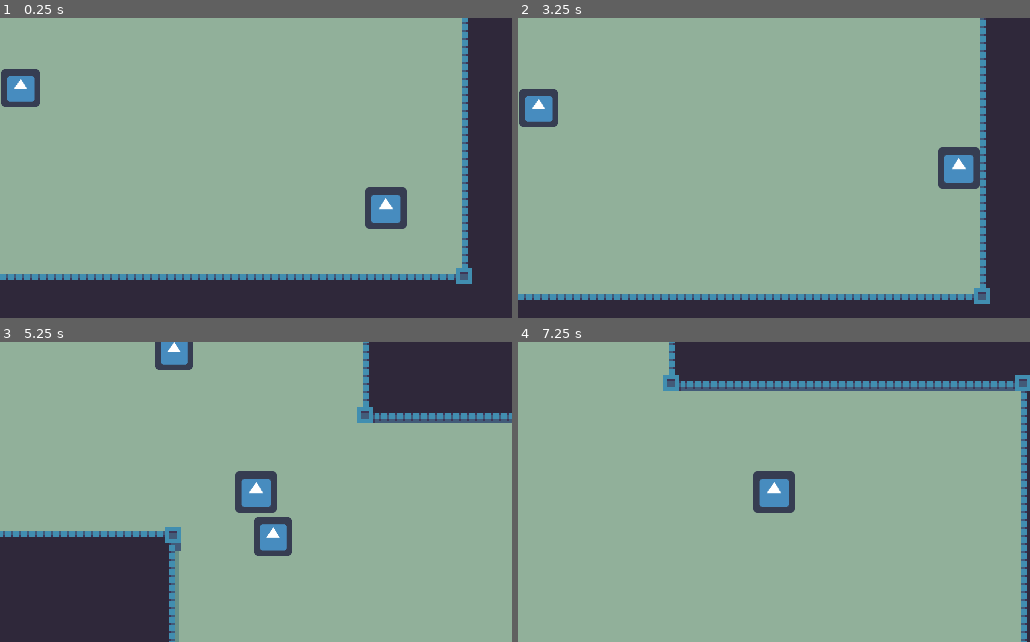
Above: before the commit, frames 1-4 (two rows, left to right).
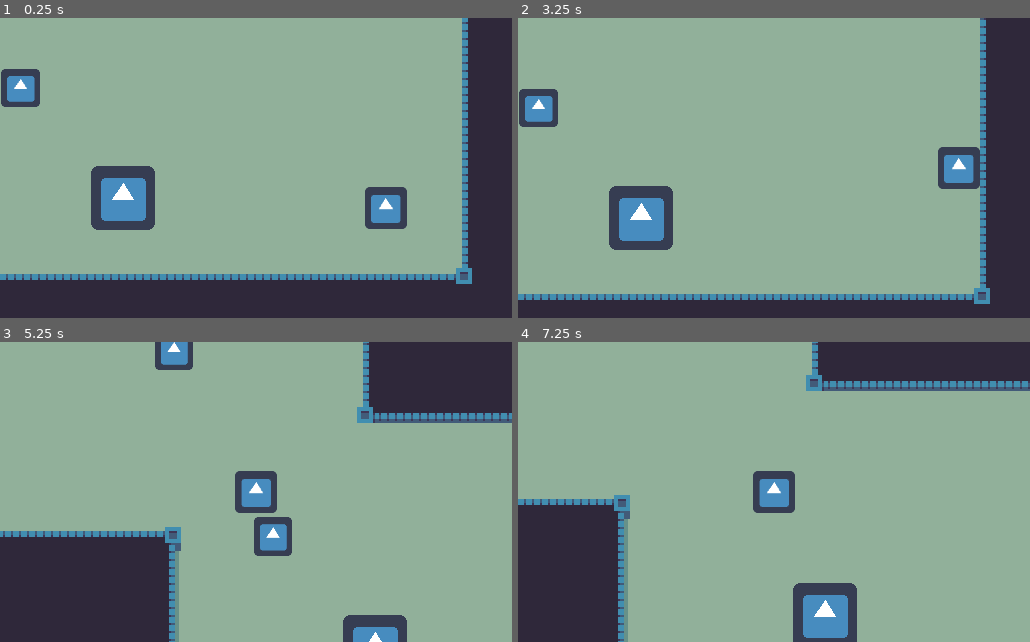
Above: after the commit, the same moments.

Repository: Madhavaprasath/StartupCities
Game: Godot game, scene res://Stages/Stage1/Stage1.tscn
Same seed, same stepped clock (60 frames per second), same inputs: the game is played once before the commit and once after it. The engine's default icon, where the game draws it, is replaced by a stand-in: a white triangle on a blue panel in a dark square.
Inputs (mouse positions are in pixels of both pictures, inside the frame that each line leads up to):
- Up to frame 1 (0.25 s): no input
- Up to frame 2 (3.25 s): tap Enter at 0.5, 2 s; move the mouse to (886, 153) at 0.52 s; hold Right (Right) 0.53-1.28 s; tap E (Interact) at 0.6, 1.35, 2.3, 2.85 s; tap Space at 1.25, 2.75 s; move the mouse to (671, 183) at 1.27 s; hold S (Down) 1.28-2.03 s; move the mouse to (825, 102) at 2.02 s; press the mouse at (825, 102) at 2.03 s; hold Right (Right) 2.03-2.78 s; move the mouse to (748, 228) at 2.77 s; release the mouse at (748, 228) at 2.78 s; hold Up (Up) from 2.78 s (still down)
- Up to frame 3 (5.25 s): move the mouse to (409, 537) at 3.52 s; release Up (Up) at 3.53 s; hold A (Left) 3.53-5.03 s; tap E (Interact) at 3.6, 4.55, 5.1 s; move the mouse to (102, 447) at 4.27 s; click (102, 447) at 4.35 s; move the mouse to (281, 492) at 5.02 s; hold S (Down) from 5.03 s (still down)
- Up to frame 4 (7.25 s): move the mouse to (697, 417) at 5.77 s; release S (Down) at 5.78 s; hold Right (Right) 5.78-6.53 s; tap E (Interact) at 5.85, 6.8 s; move the mouse to (886, 477) at 6.52 s; press the mouse at (886, 477) at 6.53 s; hold Up (Up) from 6.53 s (still down)

The runs differ from the first frame. In frame 1, 2.6% of the frame differs, in the area x 17-31%, y 49-71%; in frame 2, 2.6%; in frame 3, 1.1%; in frame 4, 19%, in the area x 0-100%, y 0-100%.

Commit message:
Changes in script which is wanderable

Diff:
--- a/2K Euros/Actor/Enemies/Enemy.gd
+++ b/2K Euros/Actor/Enemies/Enemy.gd
@@ -1,32 +1,59 @@
 extends KinematicBody2D
 
-
+const accerlation=200
 enum {
 	Idle,
 	wander,
-	Chase,
 	attack
 }
 var stats={
 	"Health":20,
 	"damage":4,
-	"Speed":100
+	"Speed":200
 }
 var velocity=Vector2()
+export (bool)var wanderable=true
+
+onready var Attack_Zone :Area2D=get_node("PlayerActtack Zone")
+onready var Wander_controller:Node2D=get_node("WanderControler")
+onready var Body:Node2D=get_node("Body")
+onready var animation_player:AnimationPlayer=get_node("Body/AnimationPlayer")
+var state=Idle
+func _ready():
+	randomize()
+func _physics_process(delta):
+	print(state)
+	flip_character()
+	match state:
+		Idle:
+			velocity=velocity.move_toward(Vector2.ZERO,accerlation*delta)
+			seek_player()
+			if wanderable==true:
+				if Wander_controller.check_for_timer()==0:
+					state=shuffle_array([Idle,wander])
+					Wander_controller.set_duration(rand_range(1,3))
+		wander:
+			if wanderable==true:
+				seek_player()
+				if Wander_controller.check_for_timer()==0:
+					state=shuffle_array([Idle,wander])
+					Wander_controller.set_duration(rand_range(1,3))
 
 
-onready var Attack_Zone :Area2D=get_node("PlayerActtack Zone")
-var state=Idle
-func _physics_process(delta):
-	match state:
-		Idle:
-			velocity=lerp(velocity,0,0.2)
-		wander:
-			pass
+				var direction=global_position.direction_to(Wander_controller.target_position)
+				velocity=velocity.move_toward(direction*stats["Speed"],accerlation*delta)
+
+				if global_position.distance_to(Wander_controller.target_position)<=4:
+					state=shuffle_array([Idle,wander])
+					Wander_controller.set_duration(rand_range(1,3))
 		attack:
 			var player=Attack_Zone.player
+			print(player)
 			if player!=null:
 				attack()
+			if player==null:
+				state=shuffle_array([Idle,wander])
+	velocity=move_and_slide(velocity)
 func seek_player():
 	if Attack_Zone.check_player()==true:
 		state=attack
@@ -35,3 +62,8 @@
 	return arrays.pop_front()
 func attack():
 	print("i will kll you ")
+func flip_character():
+	if velocity.x>0:
+		Body.scale.x=1
+	elif velocity.x<0:
+		Body.scale.x=-1
--- a/2K Euros/Actor/Enemies/Enemy.tscn
+++ b/2K Euros/Actor/Enemies/Enemy.tscn
@@ -5,15 +5,16 @@
 [ext_resource path="res://Actor/Enemies/WanderControler.gd" type="Script" id=3]
 [ext_resource path="res://Actor/Enemies/PlayerDetectionZone.gd" type="Script" id=4]
 
-[sub_resource type="CircleShape2D" id=1]
-radius = 61.6275
+[sub_resource type="RectangleShape2D" id=1]
+extents = Vector2( 29.4341, 30.1698 )
 
 [node name="Enemy" type="KinematicBody2D" groups=[
 "Enemy",
 ]]
+position = Vector2( 277.183, 167.569 )
+collision_layer = 16
+collision_mask = 2147483651
 script = ExtResource( 2 )
-
-[node name="CollisionShape2D" type="CollisionShape2D" parent="."]
 
 [node name="Body" type="Node2D" parent="."]
 
@@ -21,6 +22,9 @@
 texture = ExtResource( 1 )
 
 [node name="AnimationPlayer" type="AnimationPlayer" parent="Body"]
+
+[node name="CollisionShape2D" type="CollisionShape2D" parent="."]
+shape = SubResource( 1 )
 
 [node name="WanderControler" type="Node2D" parent="."]
 script = ExtResource( 3 )
@@ -30,11 +34,11 @@
 autostart = true
 
 [node name="PlayerActtack Zone" type="Area2D" parent="."]
+position = Vector2( -1.25992, 0 )
 script = ExtResource( 4 )
 
 [node name="CollisionShape2D" type="CollisionShape2D" parent="PlayerActtack Zone"]
 modulate = Color( 1, 1, 1, 0.658824 )
-shape = SubResource( 1 )
 [connection signal="timeout" from="WanderControler/Timer" to="WanderControler" method="_on_Timer_timeout"]
 [connection signal="body_entered" from="PlayerActtack Zone" to="PlayerActtack Zone" method="_on_PlayerDetectionZone_body_entered"]
 [connection signal="body_exited" from="PlayerActtack Zone" to="PlayerActtack Zone" method="_on_PlayerDetectionZone_body_exited"]
--- a/2K Euros/Actor/Enemies/WanderControler.gd
+++ b/2K Euros/Actor/Enemies/WanderControler.gd
@@ -1,16 +1,22 @@
 extends Node2D
 
+export var wader_range=32
 
-# Declare member variables here. Examples:
-# var a = 2
-# var b = "text"
+onready var target_position=global_position
+onready var start_position=global_position
+
+func _ready():
+	update_target_position()
+
+func update_target_position():
+	var target_Vector=Vector2(rand_range(-wader_range,wader_range),rand_range(-wader_range,wader_range))
+	target_position=start_position+target_Vector
+func check_for_timer():
+	return get_node("Timer").time_left
+
+func set_duration(duration):
+	get_node("Timer").start(duration)
 
 
-# Called when the node enters the scene tree for the first time.
-func _ready():
-	pass # Replace with function body.
-
-
-# Called every frame. 'delta' is the elapsed time since the previous frame.
-#func _process(delta):
-#	pass
+func _on_Timer_timeout():
+	update_target_position()
--- a/2K Euros/Actor/Player/Player.tscn
+++ b/2K Euros/Actor/Player/Player.tscn
@@ -14,15 +14,12 @@
 "Players",
 ]]
 scale = Vector2( 0.33, 0.33 )
+collision_layer = 2
+collision_mask = 113
 script = ExtResource( 2 )
 
-[node name="CollisionShape2D" type="CollisionShape2D" parent="."]
-shape = SubResource( 1 )
-
-[node name="Statemachine" type="Node" parent="."]
-script = ExtResource( 6 )
-
 [node name="Body" type="Node2D" parent="."]
+scale = Vector2( 1, 1 )
 
 [node name="Player_outfit" parent="Body" instance=ExtResource( 3 )]
 
@@ -34,6 +31,12 @@
 
 [node name="Enemy outfit3" parent="Body" instance=ExtResource( 5 )]
 visible = false
+
+[node name="CollisionShape2D" type="CollisionShape2D" parent="."]
+shape = SubResource( 1 )
+
+[node name="Statemachine" type="Node" parent="."]
+script = ExtResource( 6 )
 
 [node name="AudioLibrary" type="Node2D" parent="."]
 
--- a/2K Euros/Stages/Stage1/Stage1.tscn
+++ b/2K Euros/Stages/Stage1/Stage1.tscn
@@ -1,10 +1,11 @@
-[gd_scene load_steps=31 format=2]
+[gd_scene load_steps=33 format=2]
 
 [ext_resource path="res://Stages/Interactables/Chest/Chest.tscn" type="PackedScene" id=1]
 [ext_resource path="res://Stages/Interactables/Door/Door.tscn" type="PackedScene" id=2]
 [ext_resource path="res://Assets/Temp/dungeon_sheet.png" type="Texture" id=3]
 [ext_resource path="res://Stages/Stage1/Stage.gd" type="Script" id=4]
 [ext_resource path="res://Stages/Collectibles/Key/Key.tscn" type="PackedScene" id=5]
+[ext_resource path="res://Actor/Enemies/Enemy.tscn" type="PackedScene" id=6]
 
 [sub_resource type="TileSet" id=1]
 0/name = "dungeon_sheet.png 0"
@@ -618,6 +619,9 @@
 } ]
 26/z_index = 0
 
+[sub_resource type="CircleShape2D" id=26]
+radius = 70.695
+
 [node name="Stage" type="Node2D"]
 script = ExtResource( 4 )
 
@@ -660,3 +664,20 @@
 
 [node name="PlayerSpawnPoint" type="Position2D" parent="."]
 position = Vector2( 449, 245 )
+
+[node name="Enemy" parent="." instance=ExtResource( 6 )]
+position = Vector2( 317.314, 240.106 )
+scale = Vector2( 0.5, 0.5 )
+
+[node name="WanderControler" parent="Enemy" index="2"]
+wader_range = 16
+
+[node name="PlayerActtack Zone" parent="Enemy" index="3"]
+position = Vector2( -0.629974, -0.629944 )
+collision_layer = 0
+collision_mask = 2
+
+[node name="CollisionShape2D" parent="Enemy/PlayerActtack Zone" index="0"]
+shape = SubResource( 26 )
+
+[editable path="Enemy"]
--- a/2K Euros/project.godot
+++ b/2K Euros/project.godot
@@ -90,6 +90,18 @@
  ]
 }
 
+[layer_names]
+
+2d_physics/layer_1="Envirorment"
+2d_physics/layer_2="Player"
+2d_physics/layer_3="PlayerHurtbox"
+2d_physics/layer_4="PlayerHitbox"
+2d_physics/layer_5="Enemy"
+2d_physics/layer_6="EnemyHitbox"
+2d_physics/layer_7="EnemyHurtbox"
+2d_physics/layer_8="Traps"
+2d_physics/layer_9="Interactables"
+
 [rendering]
 
 quality/driver/driver_name="GLES2"
